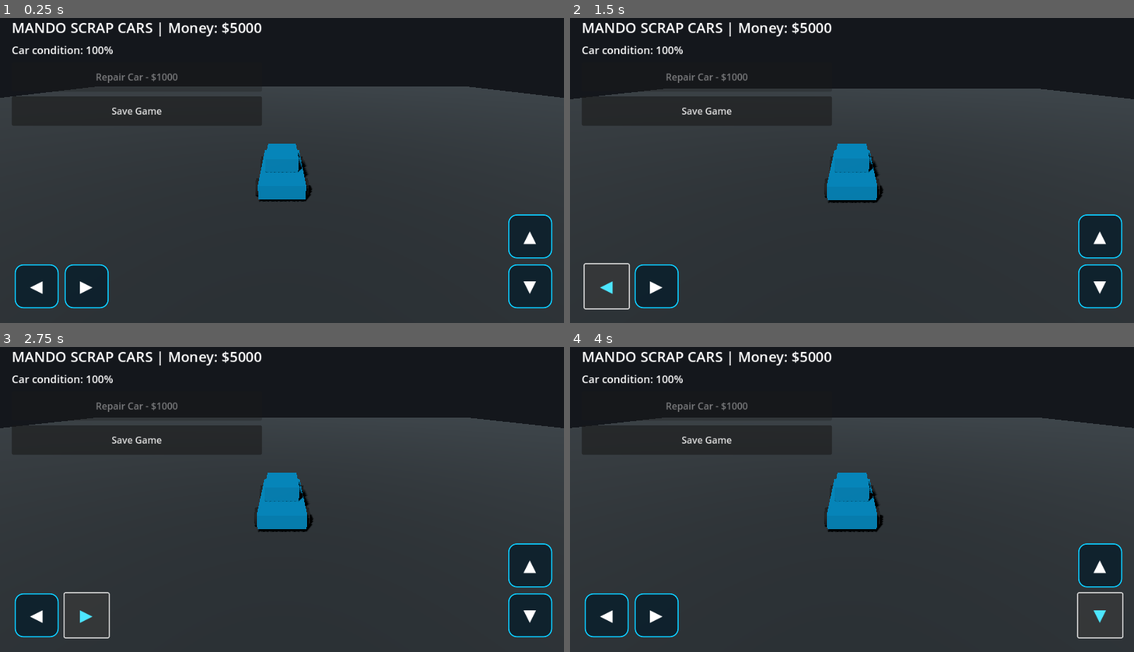
Above: before the commit, frames 1-4 (two rows, left to right).
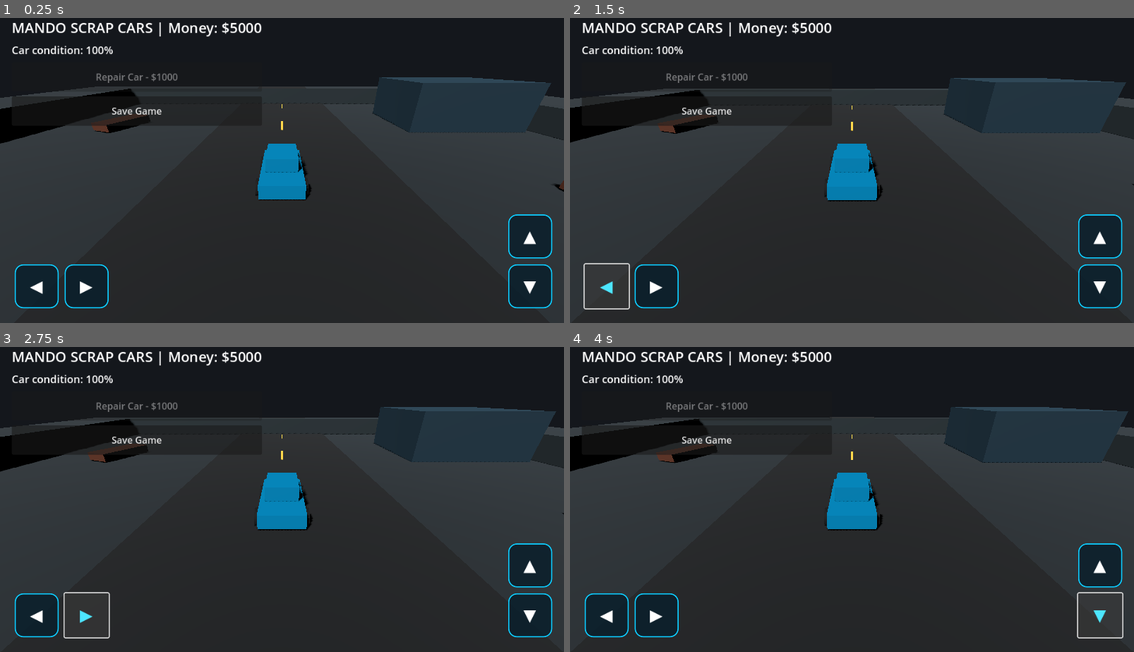
Above: after the commit, the same moments.

Repository: mandoalmzj-cell/MANDO-HVAC-PRO-
Game: Godot game, scene res://world.tscn
Same seed, same stepped clock (60 frames per second), same inputs: the game is played once before the commit and once after it. Before the commit the project starts from res://main.tscn.
Inputs:
- Up to frame 1 (0.25 s): no input
- Up to frame 2 (1.5 s): hold D 0.53-1.25 s; click "◀" at 1.25 s
- Up to frame 3 (2.75 s): click "▶" at 2 s
- Up to frame 4 (4 s): click "▲" at 2.75 s; click "▼" at 3.5 s

The runs differ from the first frame. In frame 1, 5.7% of the frame differs, in the area x 0-100%, y 19-61%; in frame 2, 5.8%; in frame 3, 5.8%; in frame 4, 5.9%.

Commit message:
Set world scene as game entry point

Diff:
--- a/project.godot
+++ b/project.godot
@@ -3,7 +3,7 @@
 [application]
 
 config/name="MANDO SCRAP CARS"
-run/main_scene="res://main.tscn"
+run/main_scene="res://world.tscn"
 
 [display]
 
